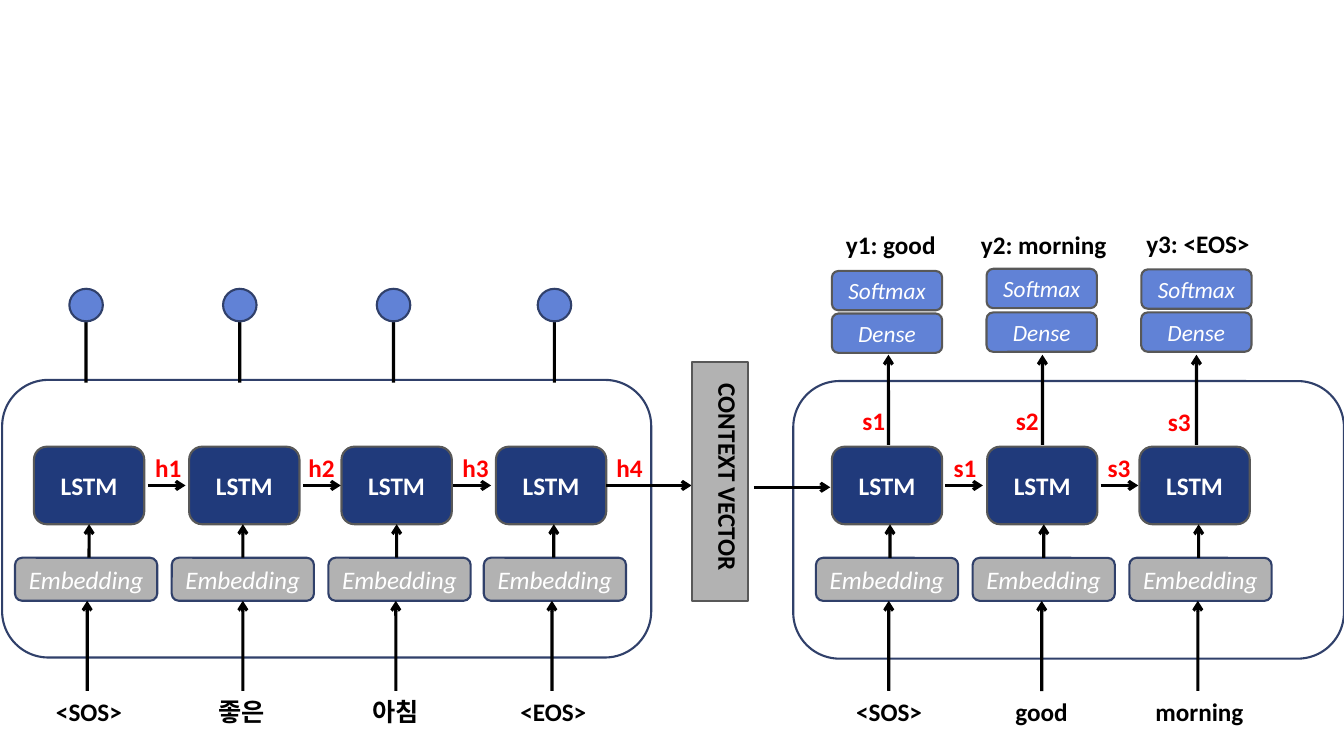
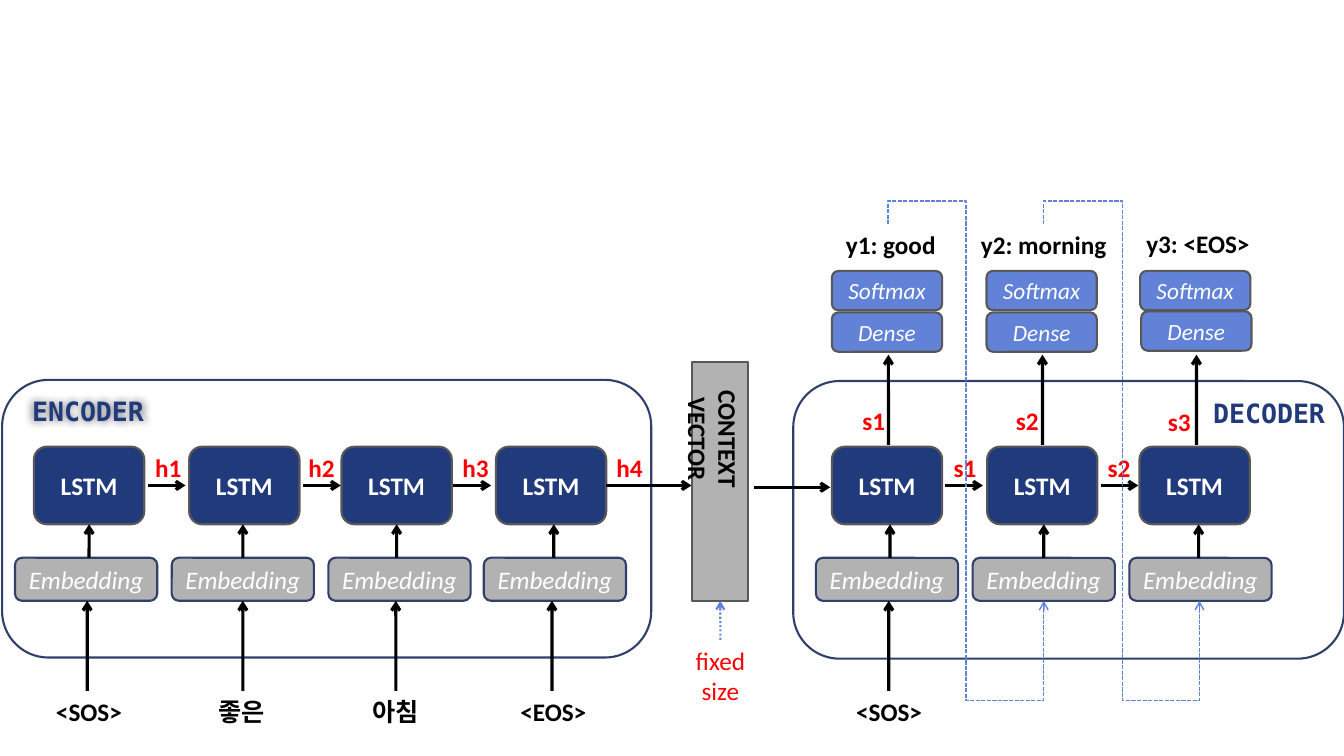
Before and after one commit to Jch-Lee/Statistical-ML, a slide deck: slide 2 of Project2_Review/Figure만들기.pptx. Drawn at 1344x756 pixels with LibreOffice and Linux fonts; fonts in the diff are those of the drawing. Boxes give left, top, right and bottom in pixels: in the first picture for what was removed or moved away, otherwise in the second. Text is boxed around its words. In the diff, an @@ line names an element or a change of style, - is before the commit and + after.

Commit message:
modified:   "Project2_Review/Figure\353\247\214\353\223\244\352\270\260.pptx"

```diff
--- a/Project2_Review/Figure만들기.pptx
+++ b/Project2_Review/Figure만들기.pptx
@@ elbow arrow added from (888, 225) to (1045, 601), #5E81D9 1 pt dashed @@
@@ elbow arrow added from (1044, 225) to (1200, 601), #5E81D9 1 pt dashed @@
@@ ellipse removed at <box>70,289,103,322</box> @@
@@ line removed from (86, 383) to (86, 289) @@
@@ ellipse removed at <box>223,289,256,322</box> @@
@@ line removed from (240, 383) to (240, 289) @@
@@ ellipse removed at <box>377,289,410,322</box> @@
@@ line removed from (393, 383) to (393, 289) @@
@@ ellipse removed at <box>537,289,571,322</box> @@
@@ line removed from (555, 383) to (555, 289) @@
@@ text "CONTEXT VECTOR" rewrapped from <box>712,393,743,568</box> to <box>681,399,743,485</box> @@
@@ text added at <box>32,399,144,426</box>, 19 pt, text #203A7B, bold @@
+ENCODER
@@ text added at <box>1213,403,1325,424</box>, 19 pt, text #203A7B, bold @@
+DECODER
@@ text at <box>1108,456,1131,483</box>: text changed @@
-s3
+s2
@@ arrow added from (721, 640) to (721, 601), #6182D6 1.5 pt dashed @@
@@ arrow removed from (1043, 692) to (1042, 601) @@
@@ arrow removed from (1198, 692) to (1198, 601) @@
@@ text added at <box>696,652,745,701</box>, 18 pt, text #FF0000 @@
+fixed size
@@ text removed at <box>1015,703,1067,726</box> @@
-good
@@ text removed at <box>1155,703,1243,726</box> @@
-morning
```
Also in this commit, not shown: 2 other slides changed, 3 slides added.
